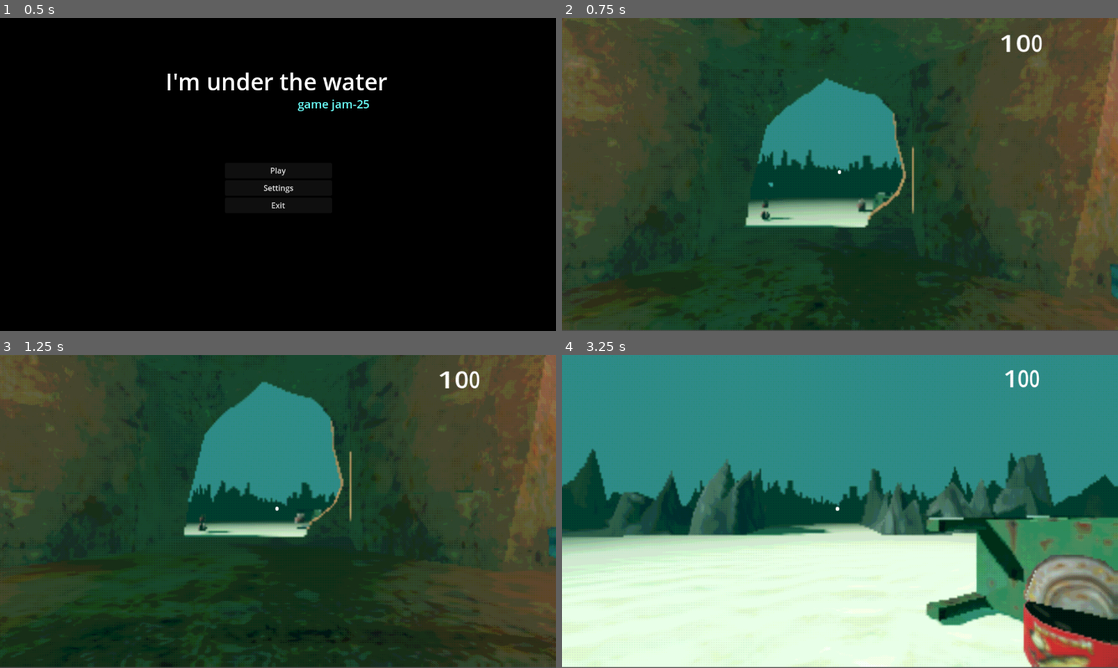
Above: before the commit, frames 1-4 (two rows, left to right).
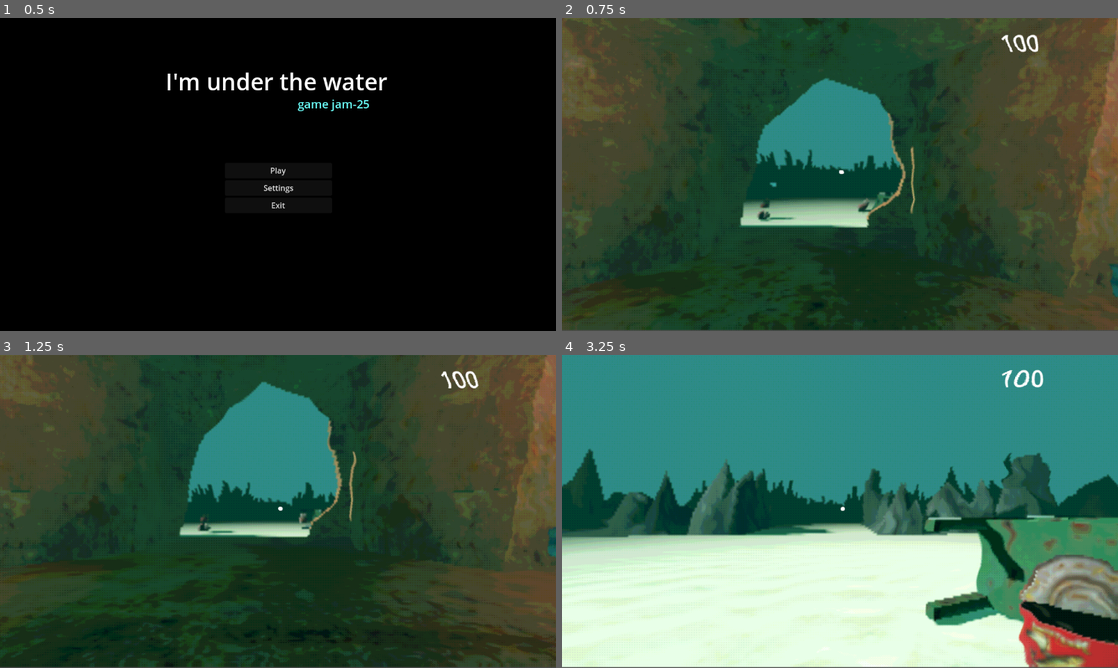
Above: after the commit, the same moments.

Repository: useronym/BubbleGameJam
Game: Godot game, scene res://scenes/mainMenu.tscn
Same seed, same stepped clock (60 frames per second), same inputs: the game is played once before the commit and once after it.
Inputs (mouse positions are in pixels of both pictures, inside the frame that each line leads up to):
- Up to frame 1 (0.5 s): no input
- Up to frame 2 (0.75 s): click "Play" at 0.5 s
- Up to frame 3 (1.25 s): no input
- Up to frame 4 (3.25 s): tap Enter at 1.25 s; move the mouse to (867, 511) at 1.27 s; hold W (up) from 1.28 s (still down); tap E (interact) at 1.35, 2.1, 2.85 s; move the mouse to (812, 511) at 2.02 s; move the mouse to (851, 505) at 2.77 s

Frame 1 is identical in both runs. In frame 2, 1.6% of the frame differs, in the area x 6-100%, y 5-90%; in frame 3, 1.6%; in frame 4, 4.1%, in the area x 1-100%, y 4-100%.

Commit message:
Set noise texture in main scene for the water wobble

Diff:
--- a/main.tscn
+++ b/main.tscn
@@ -1,7 +1,8 @@
-[gd_scene load_steps=16 format=3 uid="uid://piq1qo6dhgdh"]
+[gd_scene load_steps=17 format=3 uid="uid://piq1qo6dhgdh"]
 
 [ext_resource type="PackedScene" uid="uid://brpt71jl5cg2q" path="res://scenes/player.tscn" id="1_8teri"]
 [ext_resource type="Shader" path="res://shaders/ps1.gdshader" id="1_k7buc"]
+[ext_resource type="Texture2D" uid="uid://bfveptx8iejlg" path="res://shaders/damien-ramirez-cg-2.jpg" id="2_l2tep"]
 [ext_resource type="PackedScene" uid="uid://b72hjo0h8mcm6" path="res://scenes/lights.tscn" id="3_r2uqw"]
 [ext_resource type="PackedScene" uid="uid://cn77ildhp66sp" path="res://environment/cornerroad.tscn" id="5_rk2qt"]
 [ext_resource type="PackedScene" uid="uid://dyy7qou5v3pbc" path="res://scenes/bubbles/bubble_area_on_ground.tscn" id="5_teoff"]
@@ -18,6 +19,7 @@
 shader_parameter/dithering = true
 shader_parameter/colors = 12
 shader_parameter/dither_size = 1
+shader_parameter/noise_tex = ExtResource("2_l2tep")
 
 [sub_resource type="ProceduralSkyMaterial" id="ProceduralSkyMaterial_e2q4g"]
 sky_top_color = Color(0.189241, 0.507505, 0.474824, 1)
